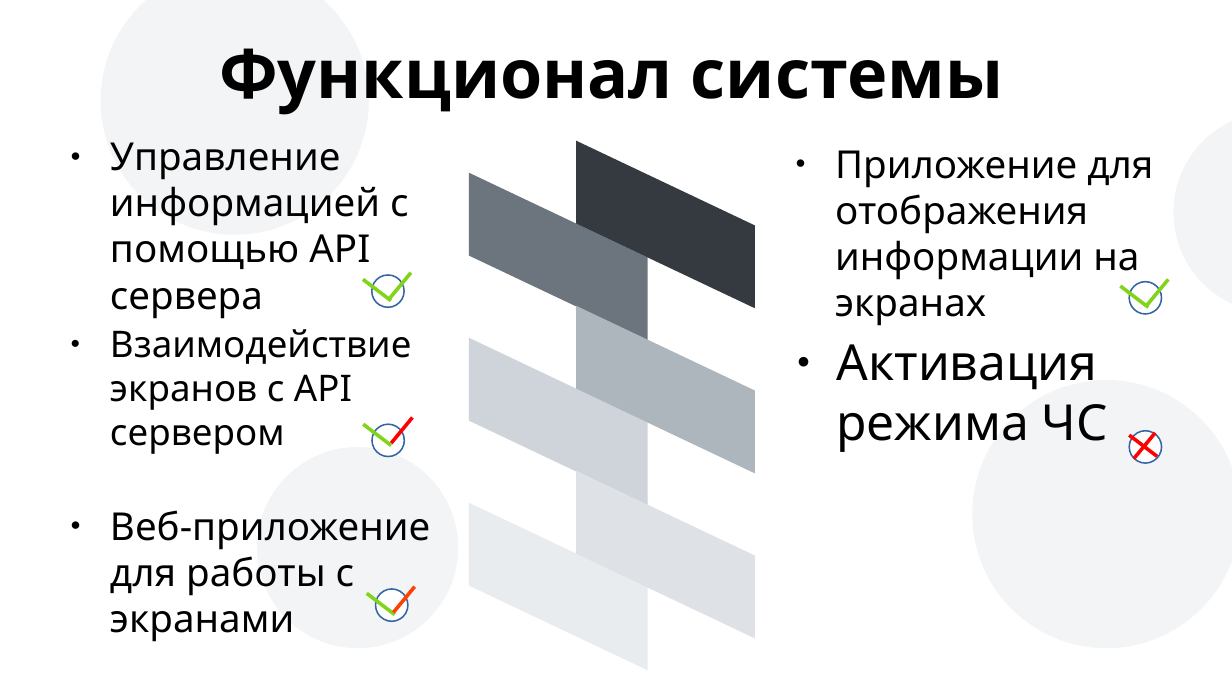
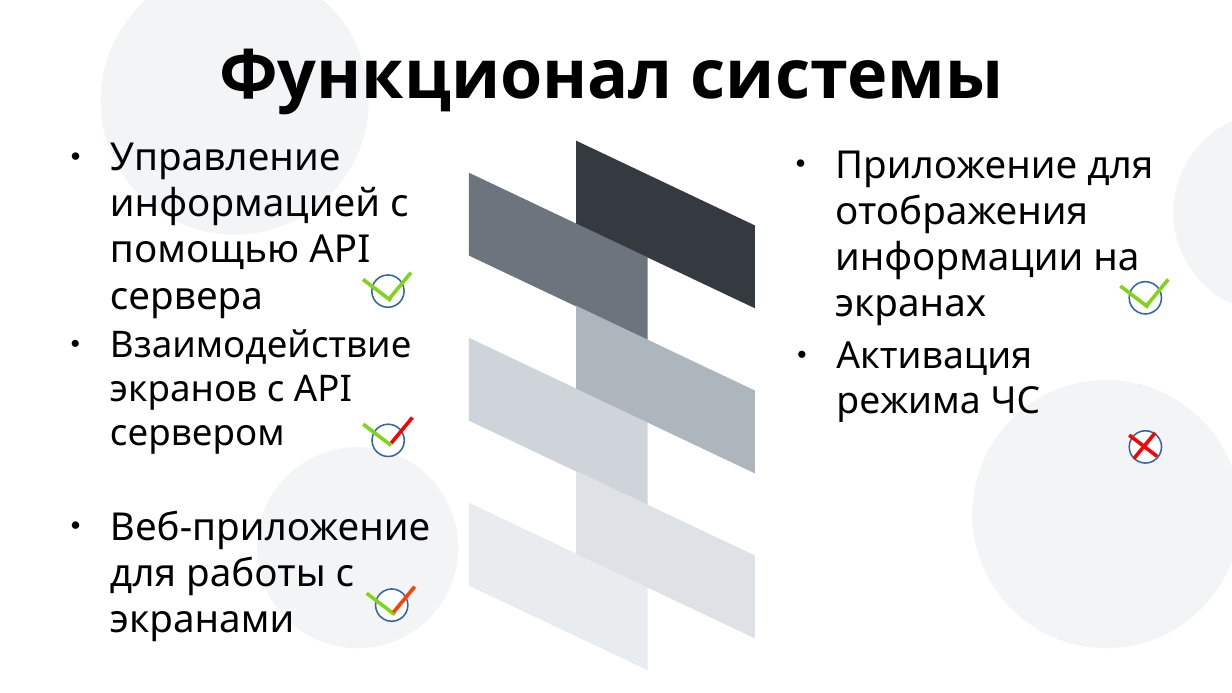
Before and after one commit to ldisgenshina/hack_a_ton, a slide deck: slide 4 of презентация.odp. Drawn at 1232x693 pixels with LibreOffice and Linux fonts; fonts in the diff are those of the drawing. Boxes give left, top, right and bottom in pixels: in the first picture for what was removed or moved away, otherwise in the second. Text is boxed around its words. In the diff, an @@ line names an element or a change of style, - is before the commit and + after.

```diff
--- a/презентация.odp
+++ b/презентация.odp
@@ text "Активация режима ЧС" at box(836, 341, 1041, 422): size 32 to 24 pt @@
```
Also in this commit, not shown: 2 other slides changed, 1 other file.
